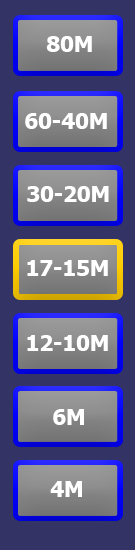
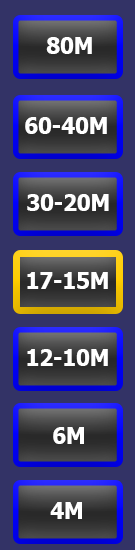
Layers edited between the first and the second 135 × 550 image:
painted on "12-10M" over [27, 335, 108, 366]
painted on "17-15M" over [27, 260, 108, 289]
painted on "30-20M" over [27, 186, 109, 211]
painted on "60-40M" over [25, 113, 107, 134]
painted on "4M" over [50, 481, 82, 519]
painted on "6M" over [53, 409, 84, 444]
painted on "160M" over [46, 36, 92, 54]
painted on "Button7" over [13, 460, 123, 544]
painted on "Button6" over [13, 386, 123, 467]
painted on "Button5" over [13, 313, 123, 391]
painted on "Button4" over [13, 239, 123, 314]
painted on "Button3" over [13, 165, 123, 236]
painted on "Button2" over [13, 91, 123, 159]
painted on "Button1" over [13, 15, 123, 79]